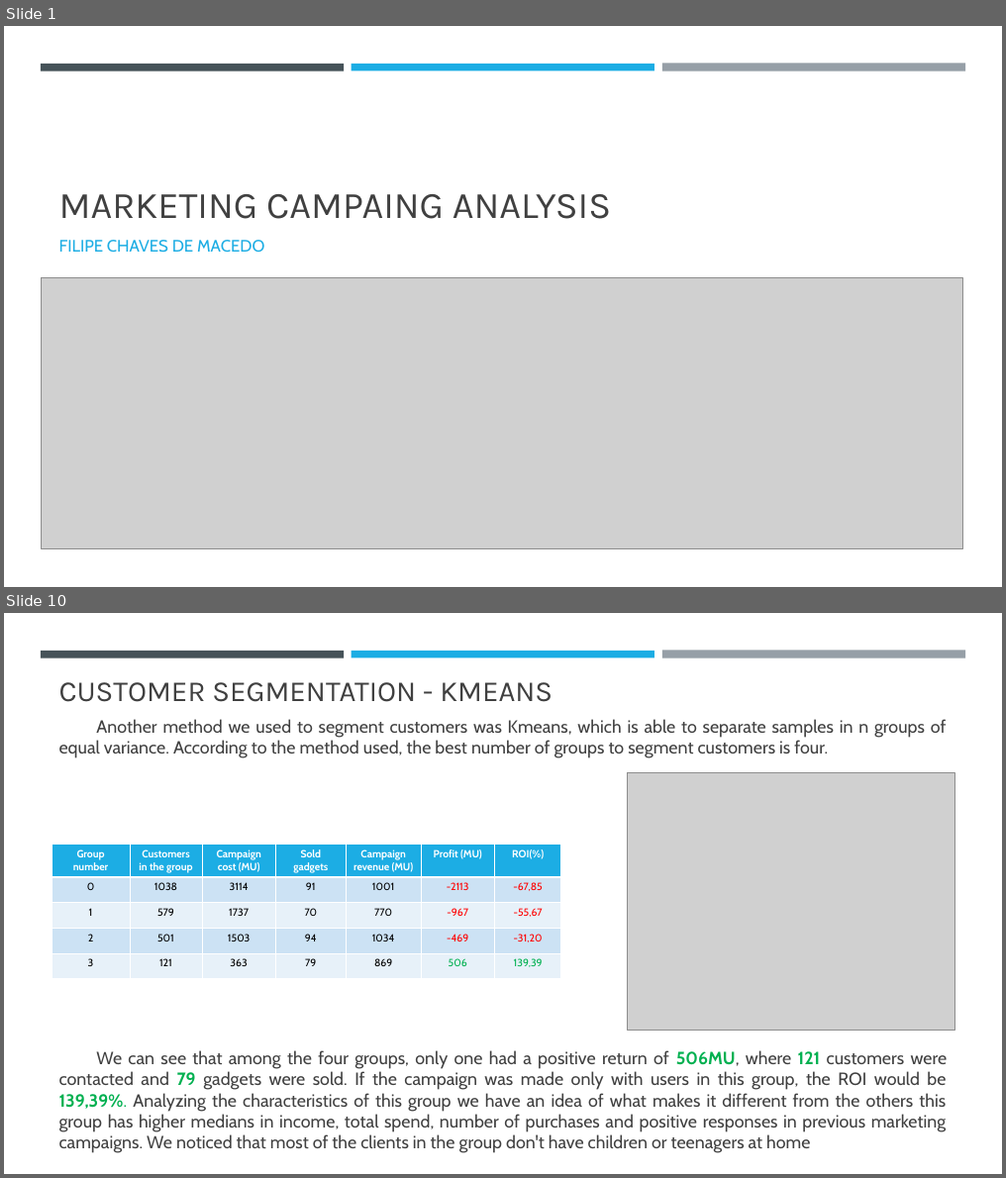
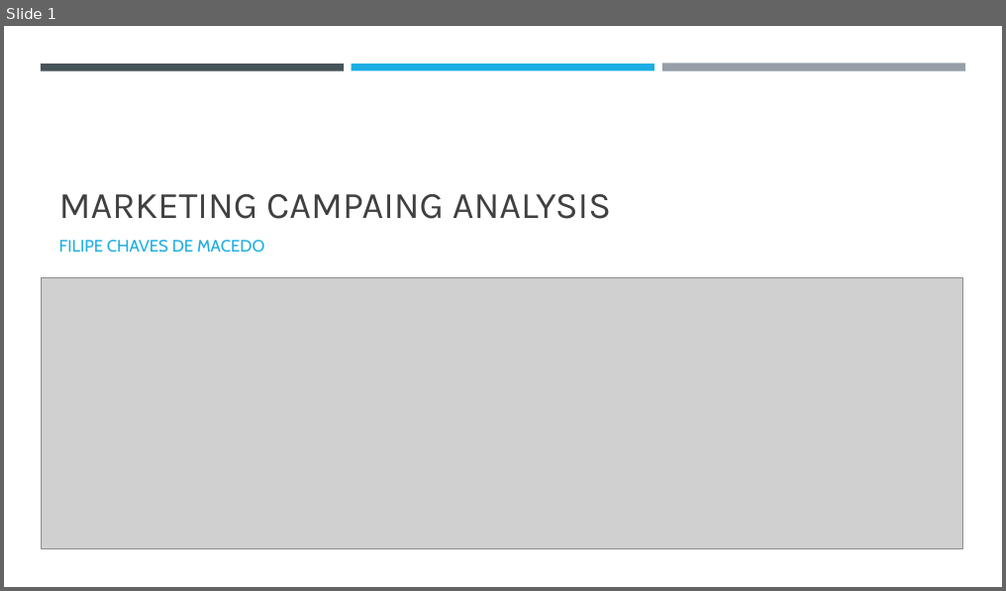
Before and after one commit to fpmacedo/ifood_data_analyst_test, a slide deck: iFood Data Business Analyst Case.pptx. Shown one above the other, each under a label of ours: slides 1 and 10 before the commit, slide 1 after it; the slides between them are not shown. The pictures are 1006x1178 and 1006x591 pixels, drawn with LibreOffice and Linux fonts; fonts in the diff are those of the drawing; grey boxes stand for pictures. Boxes give left, top, right and bottom in pixels: in the first picture for what was removed or moved away, otherwise in the second. Text is boxed around its words. In the diff, an @@ line names an element or a change of style, - is before the commit and + after.

```diff
--- a/iFood Data Business Analyst Case.pptx
+++ b/iFood Data Business Analyst Case.pptx
@@ slide 10 removed at <box>4,613,1002,1174</box>, background #FFFFFF @@
@@ rectangle removed at <box>41,651,344,658</box> @@
@@ rectangle removed at <box>351,651,654,658</box> @@
@@ rectangle removed at <box>662,651,965,659</box> @@
@@ title removed at <box>59,682,552,702</box> @@
-CUSTOMER SEGMENTATION - KMEANS
@@ text removed at <box>59,719,946,759</box> @@
-Another method we used to segment customers was Kmeans, which is able to separate samples in n groups of equal variance. According to the method used, the best number of groups to segment customers is four.
@@ picture removed at <box>628,773,954,1031</box> @@
@@ table removed at <box>52,845,561,978</box>, 5 rows, 7 columns @@
-Group number | Customers in the group | Campaign cost (MU) | Sold gadgets | Campaign revenue (MU) | Profit (MU) | ROI(%)
-0 | 1038 | 3114 | 91 | 1001 | -2113 | -67,85
-1 | 579 | 1737 | 70 | 770 | -967 | -55,67
-2 | 501 | 1503 | 94 | 1034 | -469 | -31,20
-3 | 121 | 363 | 79 | 869 | 506 | 139,39
@@ text removed at <box>59,1051,947,1154</box> @@
-We can see that among the four groups, only one had a positive return of 506MU, where 121 customers were contacted and 79 gadgets were sold. If the campaign was made only with users in this group, the ROI would be 139,39%. Analyzing the characteristics of this group we have an idea of what makes it different from the others this group has higher medians in income, total spend, number of purchases and positive responses in previous marketing campaigns. We noticed that most of the clients in the group don't have children or teenagers at home
```
Also in this commit, not shown: 7 slides changed, 1 slide added, 1 other slide removed, 2 other files.
